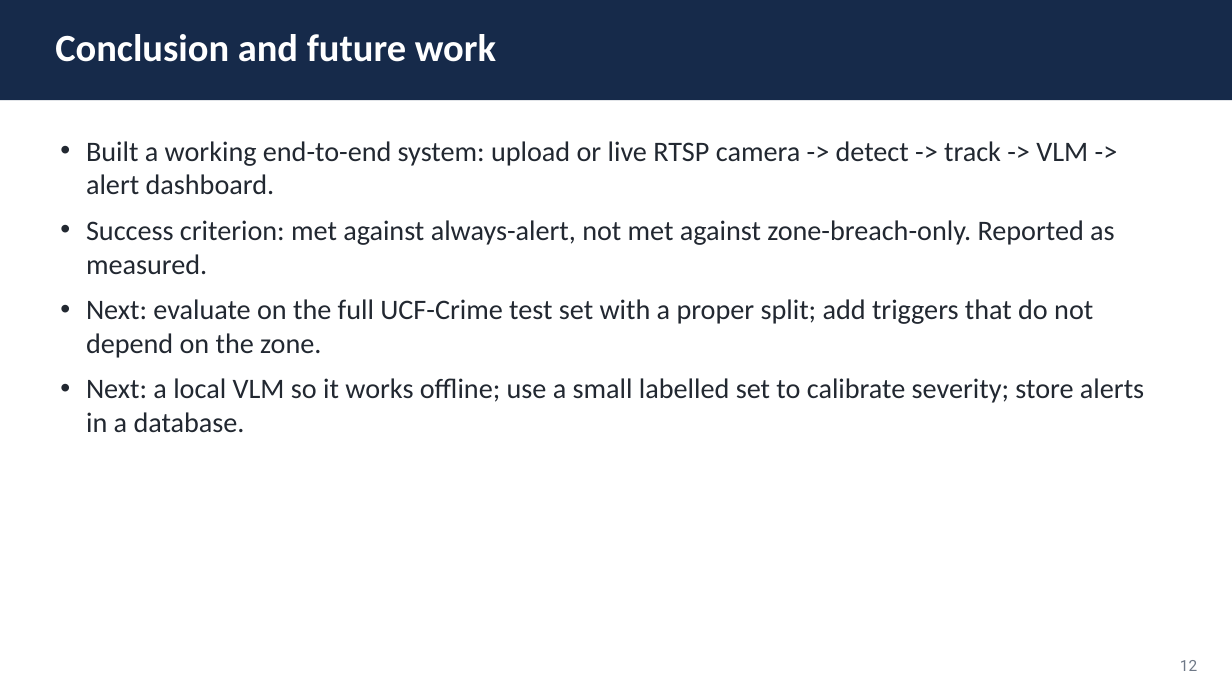
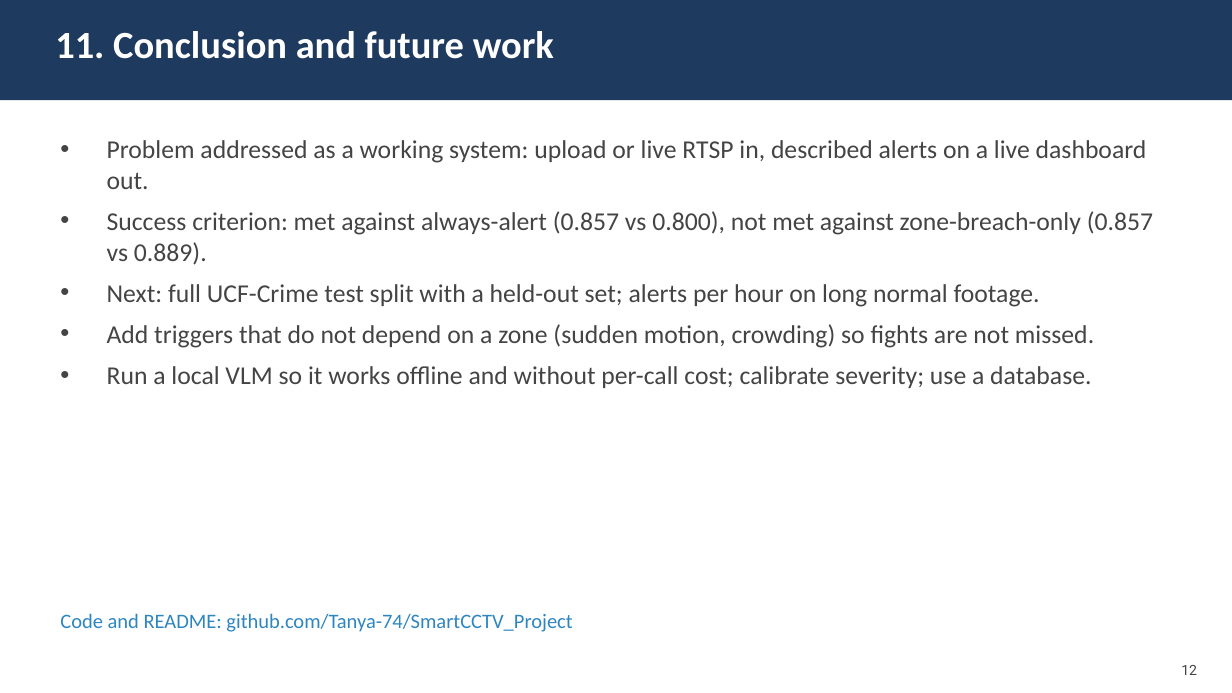
Before and after one commit to Tanya-74/SmartCCTV_Project, a slide deck: slide 12 of report/Final_Presentation.pptx. Drawn at 1232x693 pixels with LibreOffice and Linux fonts; fonts in the diff are those of the drawing. Boxes give left, top, right and bottom in pixels: in the first picture for what was removed or moved away, otherwise in the second. Text is boxed around its words. In the diff, an @@ line names an element or a change of style, - is before the commit and + after.

Commit message:
Add input/output screenshots, pipeline diagram and optimization slides to ML deck and report; fill in student details

```diff
--- a/report/Final_Presentation.pptx
+++ b/report/Final_Presentation.pptx
@@ rectangle at [0,0,1232,100]: fill #162A4A to #1F3A5F @@
@@ text at [55,31,554,59]: text changed @@
-Conclusion and future work
+11. Conclusion and future work
@@ text at [107,140,1153,388]: text changed; size 22 to 20 pt; text colour #222831 to #444444 @@
-• Built a working end-to-end system: upload or live RTSP camera -> detect -> track -> VLM -> alert dashboard.
-• Success criterion: met against always-alert, not met against zone-breach-only. Reported as measured.
-• Next: evaluate on the full UCF-Crime test set with a proper split; add triggers that do not depend on the zone.
-• Next: a local VLM so it works offline; use a small labelled set to calibrate severity; store alerts in a database.
+• Problem addressed as a working system: upload or live RTSP in, described alerts on a live dashboard out.
+• Success criterion: met against always-alert (0.857 vs 0.800), not met against zone-breach-only (0.857 vs 0.889).
+• Next: full UCF-Crime test split with a held-out set; alerts per hour on long normal footage.
+• Add triggers that do not depend on a zone (sudden motion, crowding) so fights are not missed.
+• Run a local VLM so it works offline and without per-call cost; calibrate severity; use a database.
@@ text added at [60,613,572,632], 16 pt, text #2E86C1 @@
+Code and README: github.com/Tanya-74/SmartCCTV_Project
@@ text "12" at [1181,665,1197,675]: size 12 to 11 pt, text colour #6E7887 to #444444 @@
```
Also in this commit, not shown: 7 other slides changed, 7 slides added, 5 slides removed, 16 other files.
